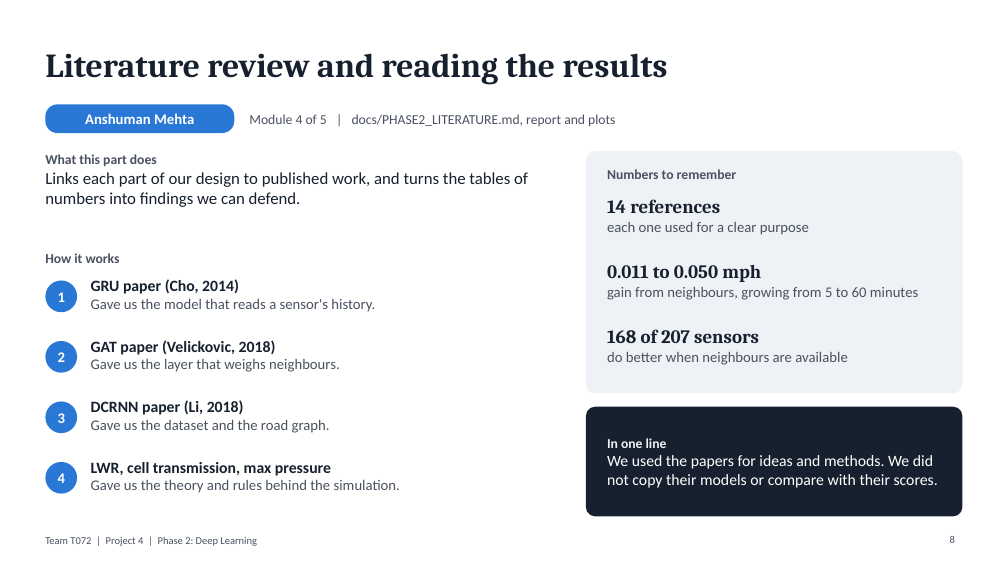
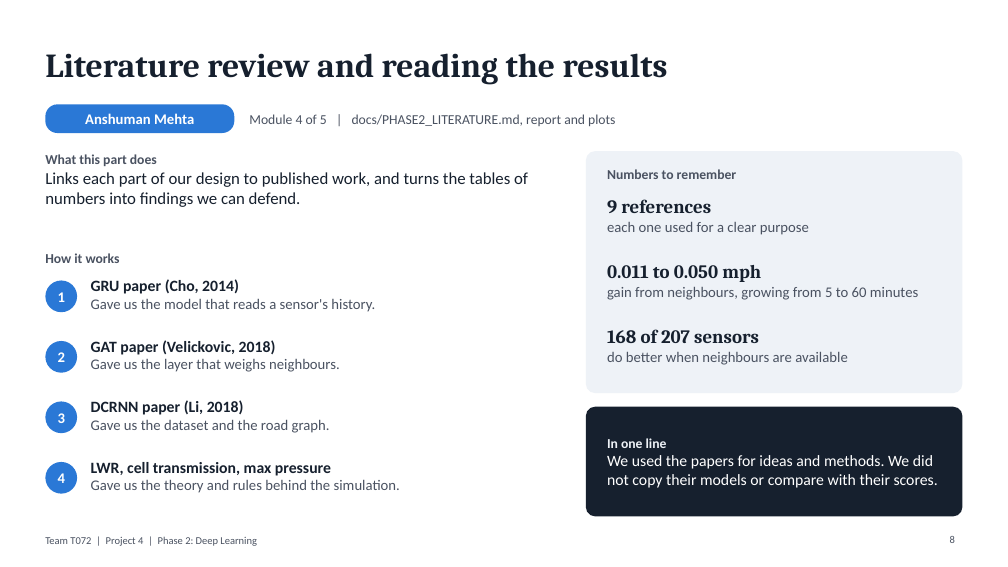
Before and after one commit to Anshuman-utd/DLML_Midsem_Project, a slide deck: slide 8 of slides/phase2/T072_Phase2.pptx. Drawn at 1008x567 pixels with LibreOffice and Linux fonts; fonts in the diff are those of the drawing. Boxes give left, top, right and bottom in pixels: in the first picture for what was removed or moved away, otherwise in the second. Text is boxed around its words. In the diff, an @@ line names an element or a change of style, - is before the commit and + after.

```diff
--- a/slides/phase2/T072_Phase2.pptx
+++ b/slides/phase2/T072_Phase2.pptx
@@ text at [607,199,711,213]: text changed @@
-14 references
+9 references
```
Also in this commit, not shown: 1 other slide changed, 1 slide added.
